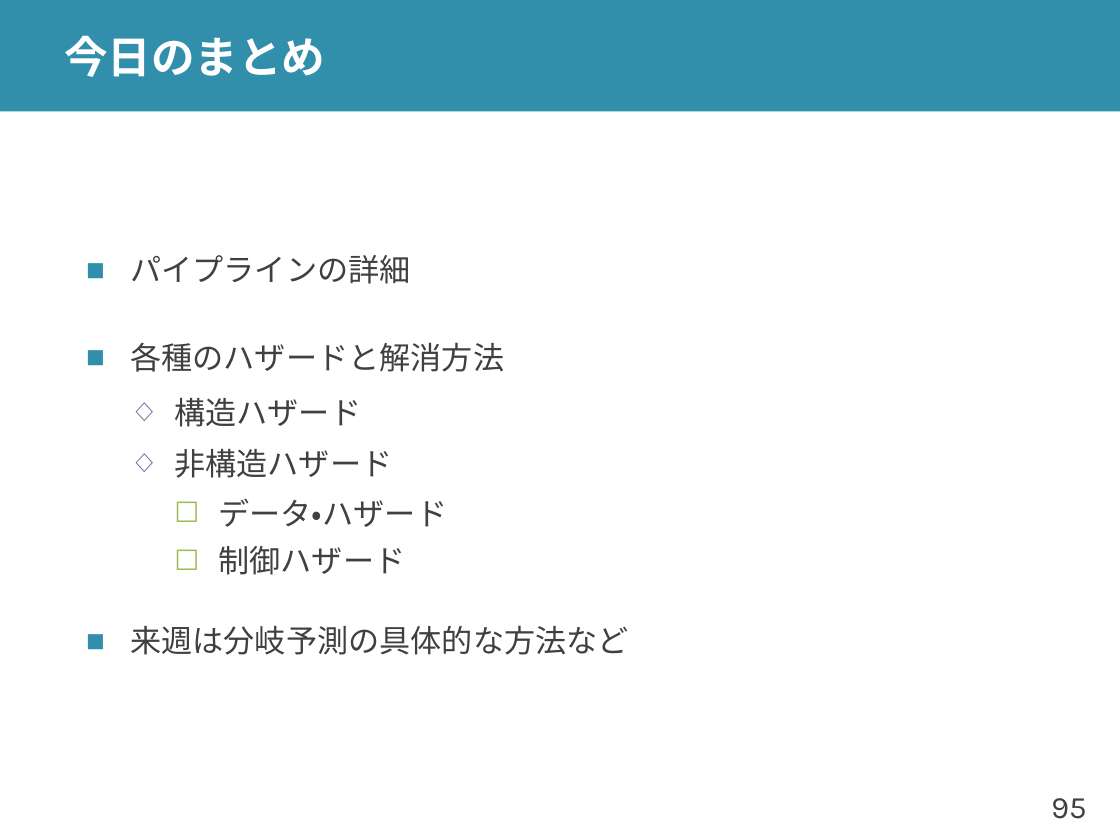
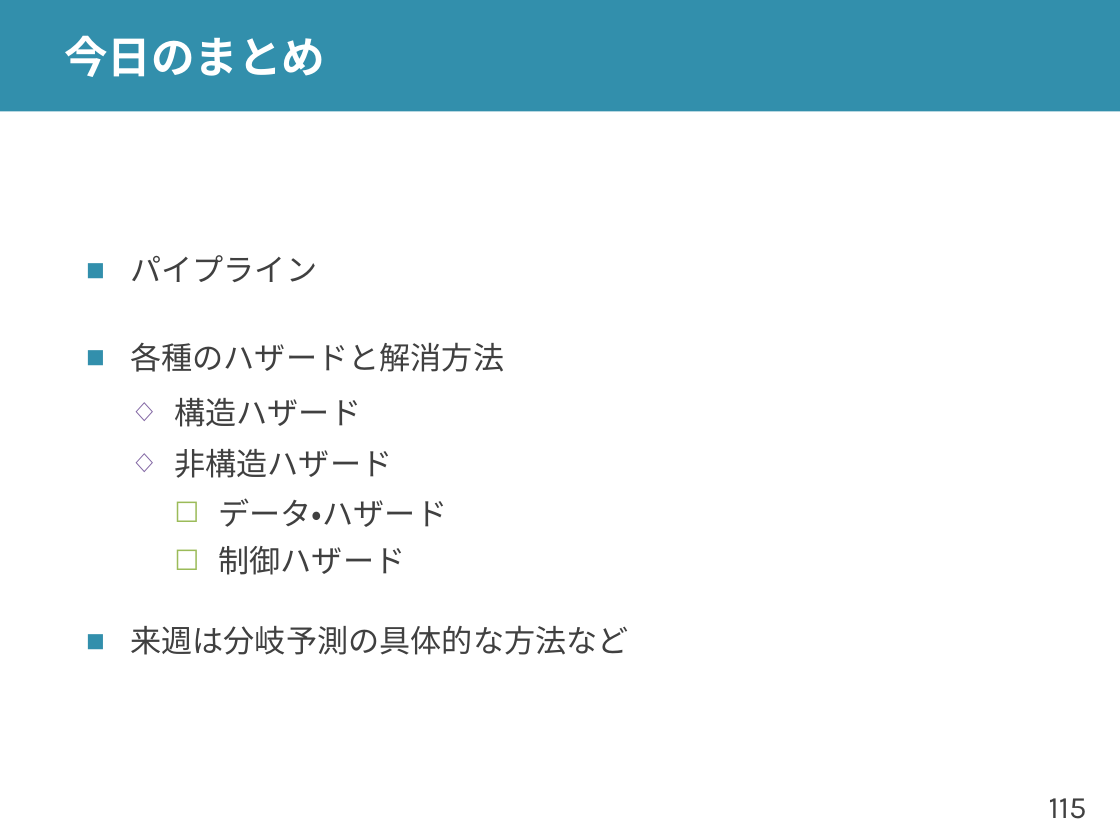
Before and after one commit to shioyadan/advanced-computer-organization, a slide deck: slide 115 of aco-shioya-04.pptx (slide 95 before the commit). Drawn at 1120x840 pixels with LibreOffice and Linux fonts; fonts in the diff are those of the drawing. Boxes give left, top, right and bottom in pixels: in the first picture for what was removed or moved away, otherwise in the second. Text is boxed around its words. In the diff, an @@ line names an element or a change of style, - is before the commit and + after.

```diff
--- a/aco-shioya-04.pptx
+++ b/aco-shioya-04.pptx
@@ text at (x1=130, y1=255, x2=317, y2=282): text changed @@
-■ パイプラインの詳細
+■ パイプライン
@@ page number at (x1=1049, y1=798, x2=1087, y2=819): text changed @@
-95
+115
```
Also in this commit, not shown: 3 other slides changed, 20 slides added, 1 other file.
